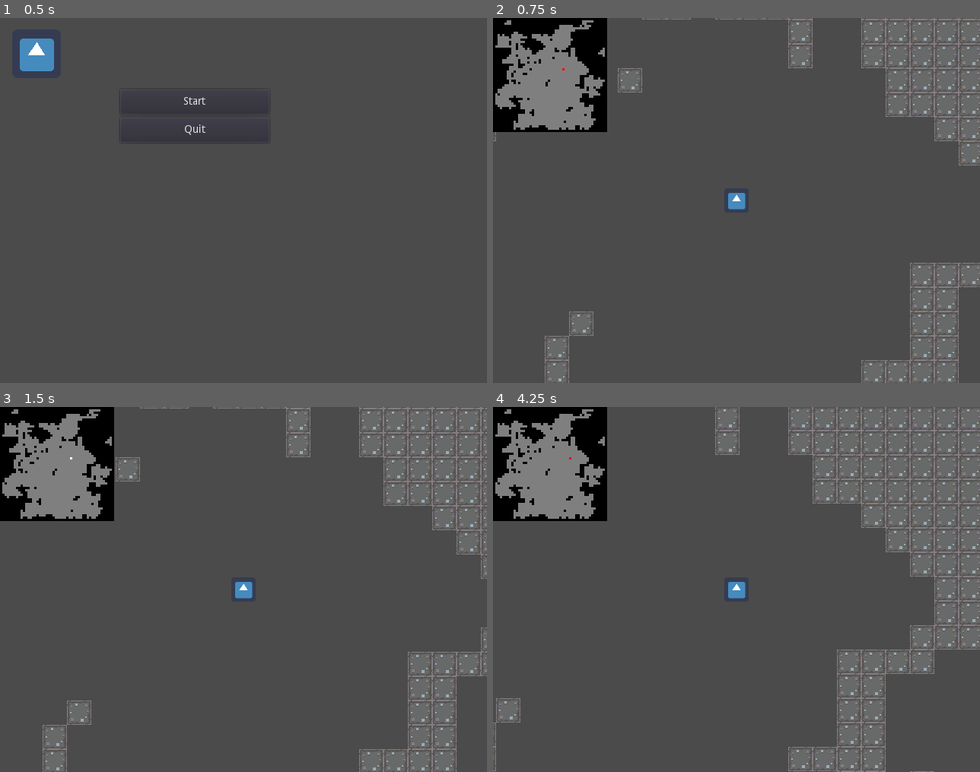
Above: before the commit, frames 1-4 (two rows, left to right).
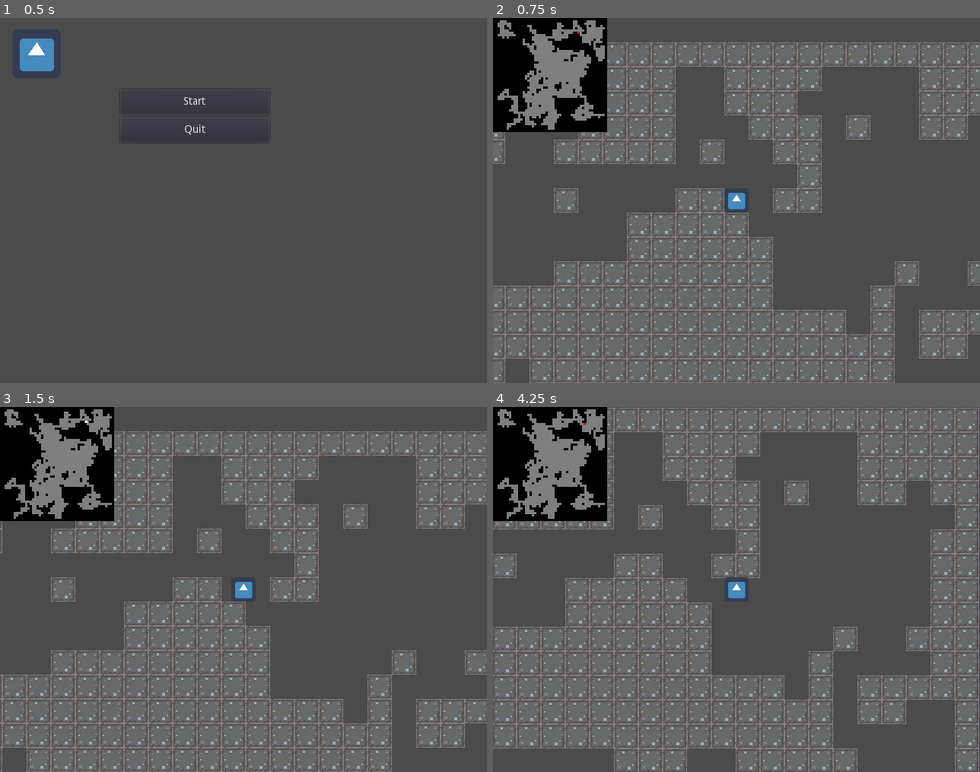
Above: after the commit, the same moments.

Repository: svntax/LD41-C2IG
Game: Godot game, scene res://Scenes/main_menu.tscn
Two runs of this game, one before a commit and one after it. Both use one fixed random seed, a clock stepped at 60 frames per second and the inputs below. The engine's default icon, where the game draws it, is replaced by a stand-in: a white triangle on a blue panel in a dark square.
Inputs:
- Up to frame 1 (0.5 s): no input
- Up to frame 2 (0.75 s): click "Start" at 0.5 s
- Up to frame 3 (1.5 s): tap Enter at 1.25 s; hold D (STEER_RIGHT) from 1.28 s (still down); tap Space (RIDE_VEHICLE) at 1.35 s
- Up to frame 4 (4.25 s): release D (STEER_RIGHT) at 2.03 s; hold S (BRAKE) 2.03-2.78 s; tap Space (RIDE_VEHICLE) at 2.1, 2.85, 3.6 s; hold D (STEER_RIGHT) 2.78-3.53 s; hold W (DRIVE_FORWARD) from 3.53 s (still down)

Frame 1 is identical in both runs. In frame 2, 39% of the frame differs, in the area x 0-100%, y 0-100%; in frame 3, 38%; in frame 4, 40%.

Commit message:
Fixed random spawn glitch and improved terrain generation.

Diff:
--- a/Scripts/TerrainGen.gd
+++ b/Scripts/TerrainGen.gd
@@ -44,8 +44,8 @@
         self.y = abs(int(self.y) % int(self.boundY));
 
 func mineGrid():
-    var maxSteps = 500;
-    var spawnChance = 10;
+    var maxSteps = 450;
+    var spawnChance = 5;
     var miner1 = Miner.new(floor(len(binaryGrid)/2), floor(len(binaryGrid[0])/2), len(binaryGrid), len(binaryGrid[0]));
     miners.append(miner1);
     for i in range(0, maxSteps):
@@ -192,7 +192,7 @@
     #print("Random Index in region:", regionLabel, "is", randomIndex);
     calculateDistances(regionLabel, randomIndex);
     var player = get_parent().find_node("PlayerRoot").find_node("PlayerKinematicBody");
-    player.position = Vector2(randomIndex[0] * TILE_SIZE, randomIndex[1] * TILE_SIZE);
+    player.global_position = Vector2(randomIndex[0] * TILE_SIZE, randomIndex[1] * TILE_SIZE);
     #for col in binaryGrid:
     #    print(col);
 
